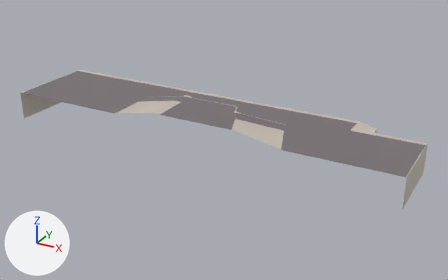
The Blender file tsu_ports_src/dock_military_base_phys.blend as it was, and as the next commit left it.
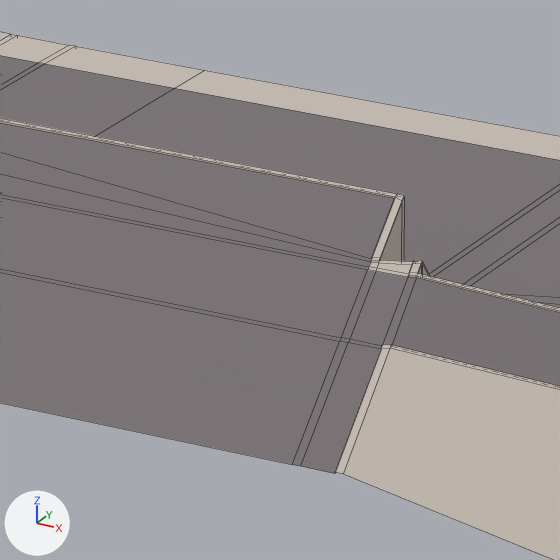
Old and new are each drawn whole from a 50 mm lens placed at (211.1, -326.4, 163.0), pointed at (12.1, 35.4, -17.9) and again close up on the part from 45% to 56% of the width and 32% to 49% of the height. Arrows for +X, +Y and +Z are at lower left; the lights stay in place. The first two pictures are the older version. The close-ups show mesh edges as thin lines.
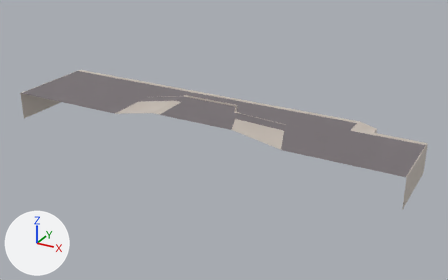
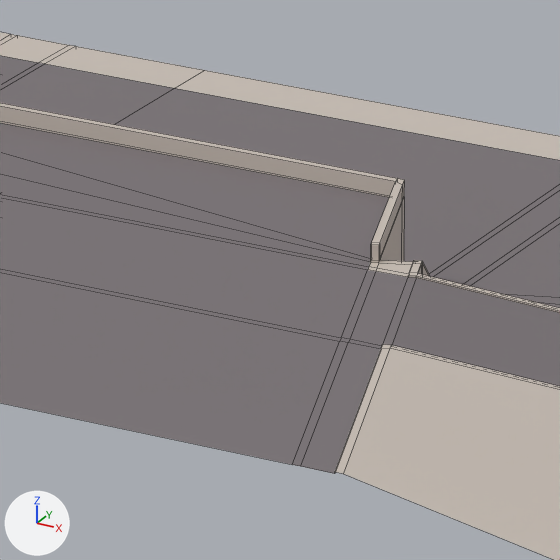
Changed parts and their boxes [x1, y1, x2, y2] in the close-ups (560 x 560 px):
part 1 of me_cube, built on
    before: [0, 118, 404, 261]
    after: [0, 103, 405, 261]

The change in detail:
me_cube is used by ob_cube; location (0.0, 0.0, 0.0).
me_cube had 422 vertices, 392 faces and spanned x -150.0..150.0, y 0.0..70.0, z -20.0..8.0.
me_cube now has 436 vertices, 406 faces and spans x -150.0..150.0, y 0.0..70.0, z -20.0..9.0.
Part 1, on me_cube:
6 faces are deleted.
14 vertices are added at x -21.0..24.0, y 29.0..40.0, z 9.0.
20 new faces join them, mat_concrete_1 (light grey #cbc1b7).
